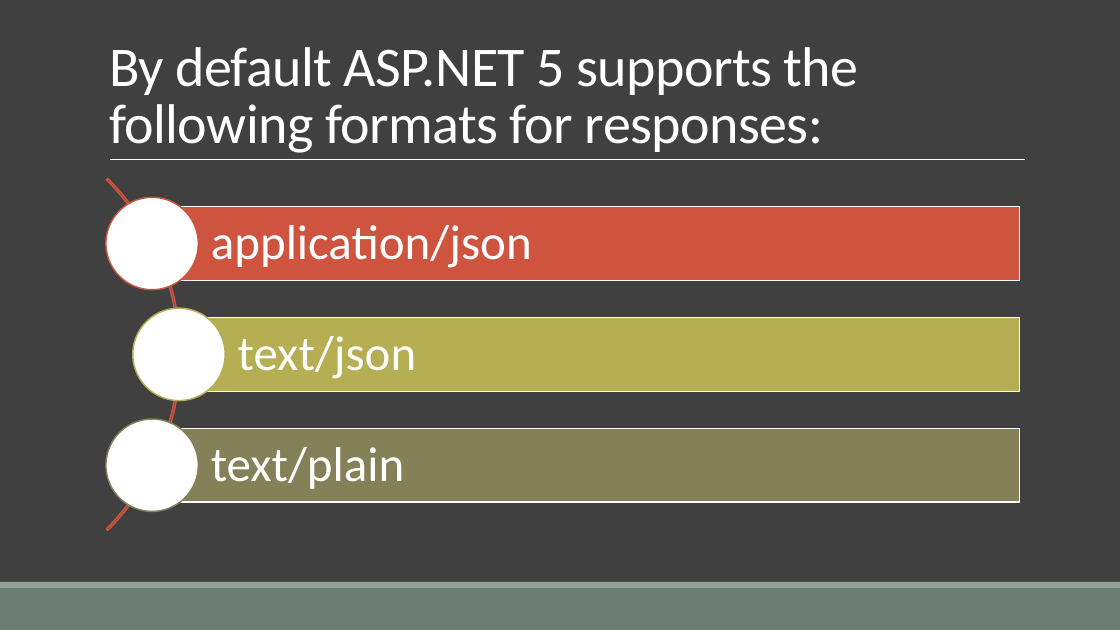
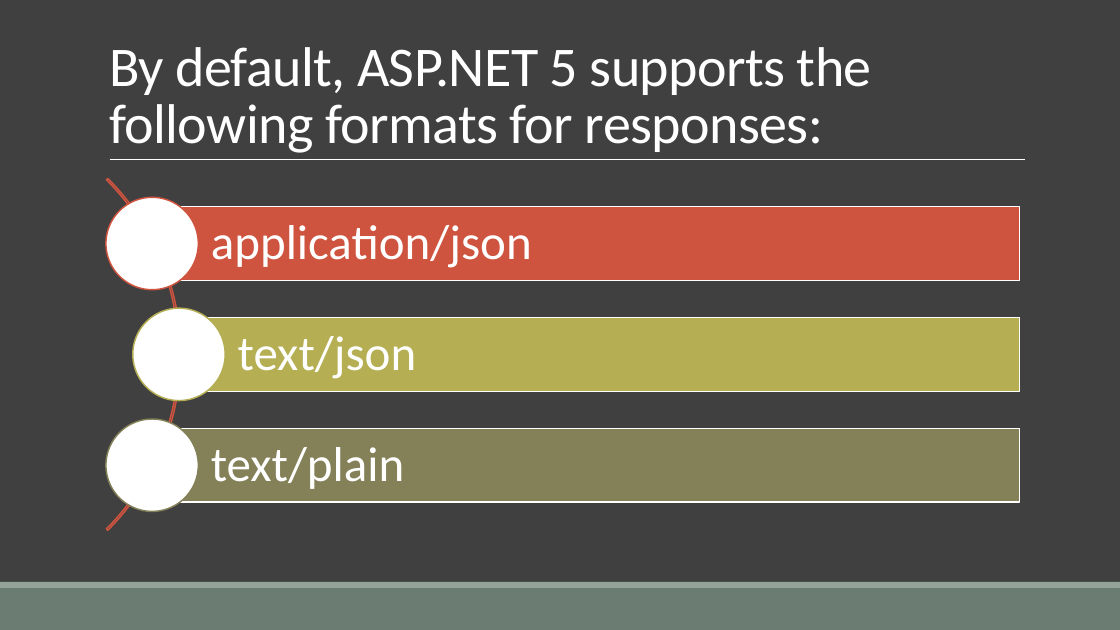
Before and after one commit to cwoodruff/aspnet-5-web-api-workshop, a slide deck: slide 6 of module-1/01-12 Formatting Reponse Data in your API/01-12 Formatting Response Data in your API.pptx. Drawn at 1120x630 pixels with LibreOffice and Linux fonts; fonts in the diff are those of the drawing. Boxes give left, top, right and bottom in pixels: in the first picture for what was removed or moved away, otherwise in the second. Text is boxed around its words. In the diff, an @@ line names an element or a change of style, - is before the commit and + after.

Commit message:
updated Response Data docs and slides

```diff
--- a/module-1/01-12 Formatting Reponse Data in your API/01-12 Formatting Response Data in your API.pptx
+++ b/module-1/01-12 Formatting Reponse Data in your API/01-12 Formatting Response Data in your API.pptx
@@ title at <box>109,47,872,153</box>: text changed @@
-By default ASP.NET 5 supports the following formats for responses:
+By default, ASP.NET 5 supports the following formats for responses:
```
Also in this commit, not shown: 4 other slides changed, 1 other file.
